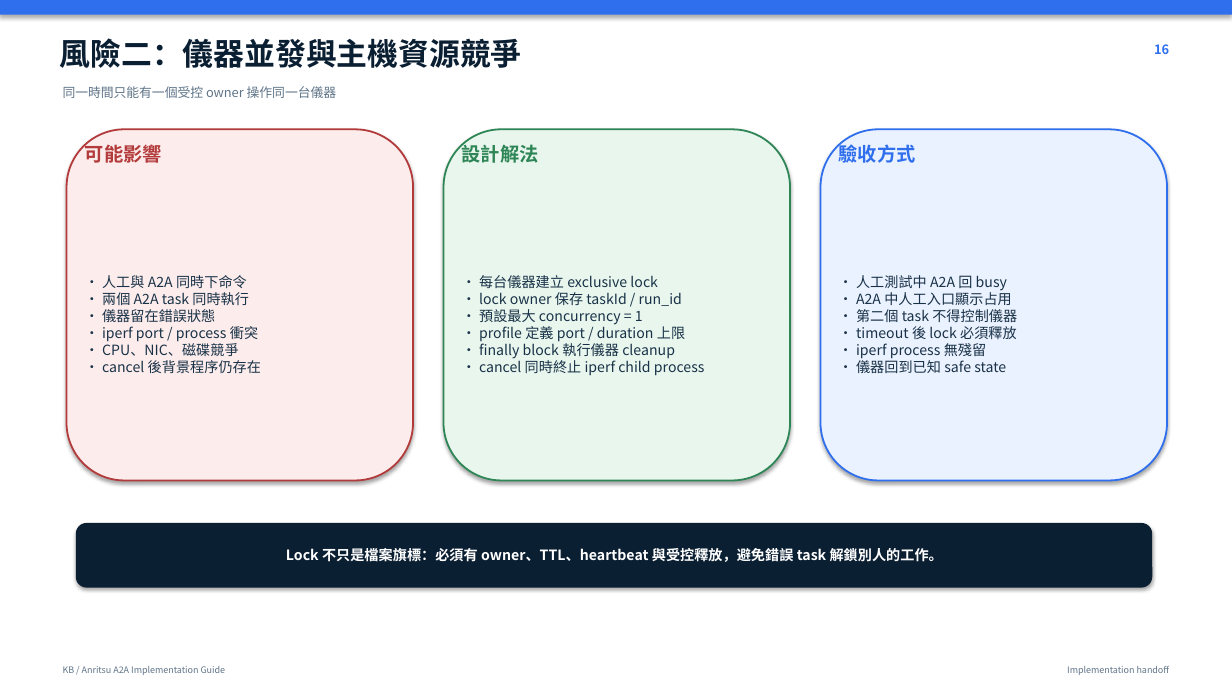
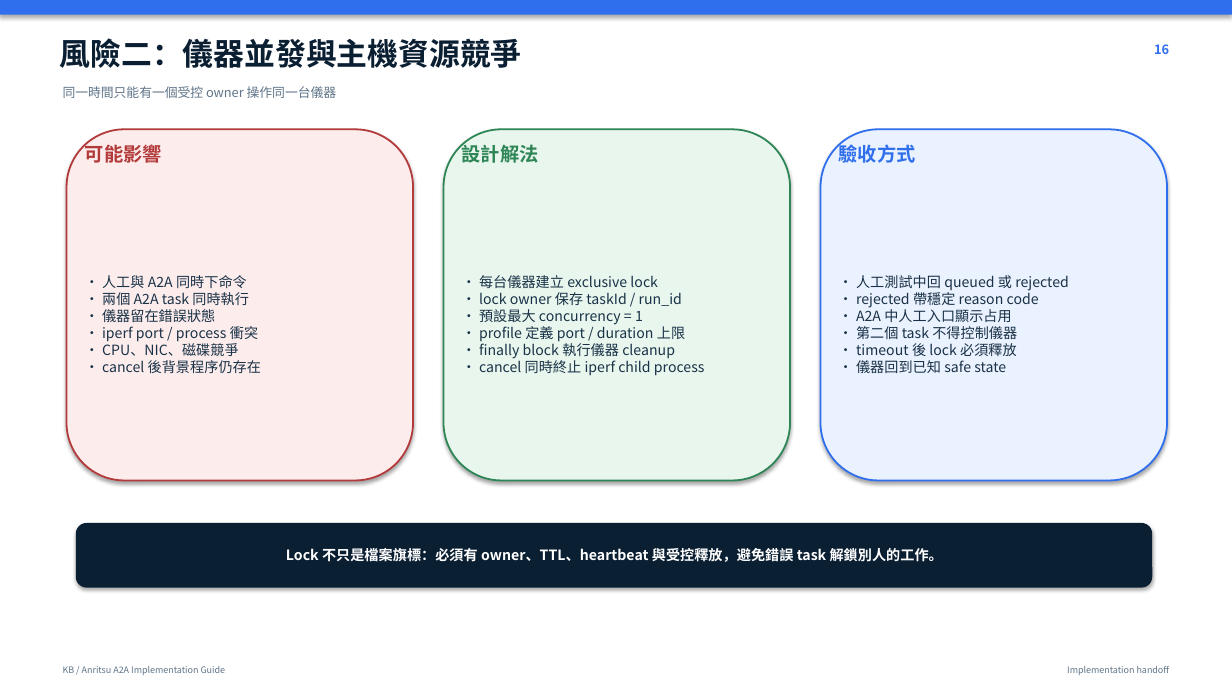
Before and after one commit to kyocarlos/knowledge-base-agent-source, a slide deck: slide 16 of ANRITSU_AGENT_A2A_IMPLEMENTATION_GUIDE.pptx. Drawn at 1232x693 pixels with LibreOffice and Linux fonts; fonts in the diff are those of the drawing. Boxes give left, top, right and bottom in pixels: in the first picture for what was removed or moved away, otherwise in the second. Text is boxed around its words. In the diff, an @@ line names an element or a change of style, - is before the commit and + after.

```diff
--- a/ANRITSU_AGENT_A2A_IMPLEMENTATION_GUIDE.pptx
+++ b/ANRITSU_AGENT_A2A_IMPLEMENTATION_GUIDE.pptx
@@ text at (856,275,1069,373): text changed @@
-• 人工測試中 A2A 回 busy
-• A2A 中人工入口顯示占用
-• 第二個 task 不得控制儀器
-• timeout 後 lock 必須釋放
-• iperf process 無殘留
-• 儀器回到已知 safe state
+• 人工測試中回 queued 或 rejected
+• rejected 帶穩定 reason code
+• A2A 中人工入口顯示占用
+• 第二個 task 不得控制儀器
+• timeout 後 lock 必須釋放
+• 儀器回到已知 safe state
```
Also in this commit, not shown: 13 other slides changed, 17 other files.
